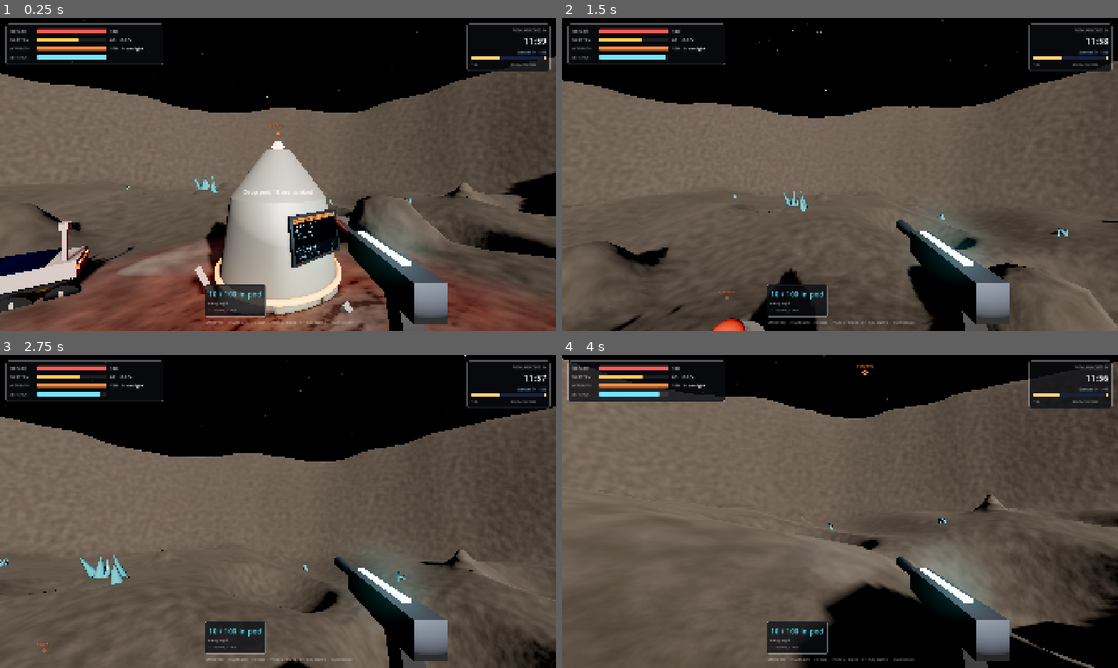
Above: before the commit, frames 1-4 (two rows, left to right).
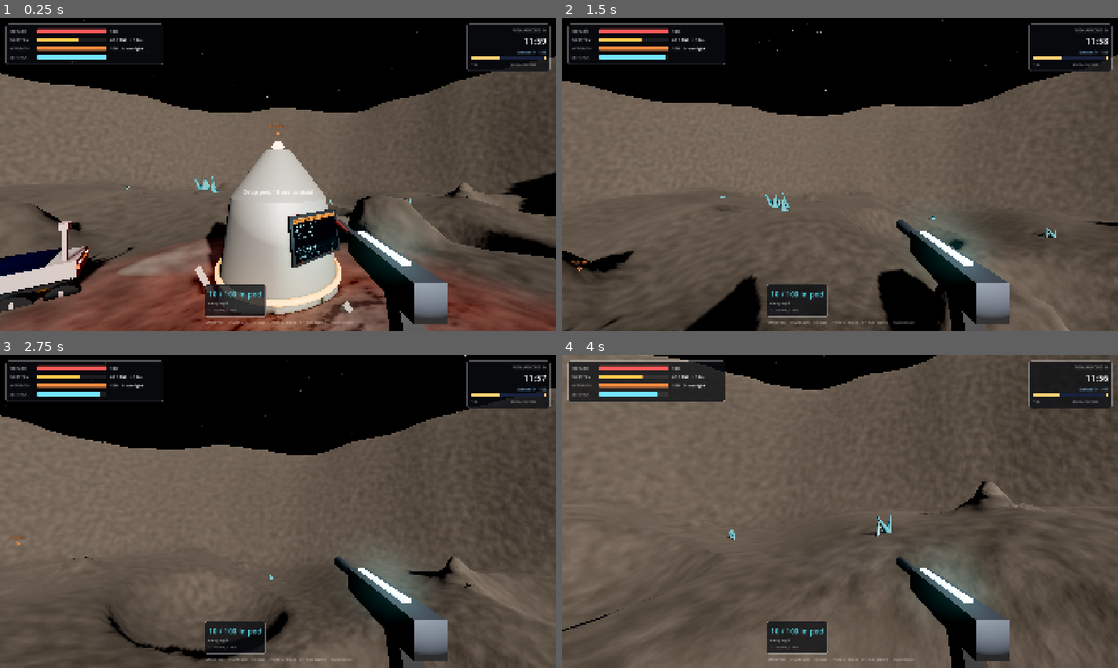
Above: after the commit, the same moments.

Repository: devonbacon/rockhopper
Game: Godot game, scene res://game/game.tscn
Same seed, same stepped clock (60 frames per second), same inputs: the game is played once before the commit and once after it.
Inputs (mouse positions are in pixels of both pictures, inside the frame that each line leads up to):
- Up to frame 1 (0.25 s): no input
- Up to frame 2 (1.5 s): tap Enter at 0.5 s; move the mouse to (867, 174) at 0.52 s; hold C 0.53-1.28 s; hold W from 0.53 s (still down); click (867, 174) at 0.67 s; tap Space at 0.77, 1.07 s; tap Ctrl at 0.8, 1.35 s; move the mouse to (812, 174) at 1.27 s
- Up to frame 3 (2.75 s): keep holding W; tap Space at 1.52, 1.82 s; tap C at 1.55 s; move the mouse to (289, 505) at 2.02 s; hold C from 2.03 s (still down); tap Ctrl at 2.3 s
- Up to frame 4 (4 s): keep holding W; move the mouse to (834, 517) at 2.77 s; release C at 2.78 s; tap Ctrl at 2.85 s; click (834, 517) at 2.92 s; tap Space at 3.02, 3.32, 3.77 s; tap C at 3.05 s; move the mouse to (878, 514) at 3.52 s; hold Ctrl from 3.53 s (still down); tap R at 3.6 s

The runs differ from the first frame. In frame 1, less than 0.1% of the frame differs, in the area x 21-26%, y 6-8%; in frame 2, 7.9%; in frame 3, 9.2%; in frame 4, 22%, in the area x 0-100%, y 0-100%.

Commit message:
Add battery banks, and slide Satisfactory style
A battery bank (2 ore, on the Q menu) adds 80 to the shared battery's
100, with a gauge showing the charge; the HUD and pod screen count the
total.

C or Ctrl while running slides: a burst of speed, little friction,
faster downhill, the camera dropping. Jumping out of a slide keeps the
momentum with a little extra; landing with it held slides on. In the
air, steering no longer bleeds speed, and the view widens a little the
faster you go.

Co-Authored-By: Claude Opus 5.5 <noreply@anthropic.com>

Diff:
--- a/game/game.gd
+++ b/game/game.gd
@@ -27,6 +27,7 @@
 const POD_SOLAR := 0.8
 const PANEL_SOLAR := 1.6
 const LAMP_DRAW := 0.4
+const BATTERY_BANK := 80.0
 ## Suit warmth, out of 100: how fast it's lost in the dark and regained in
 ## light.
 const COLD_RATE := 100.0 / 45.0
@@ -142,7 +143,11 @@
 				fixture.set_on(want)
 			if fixture.on:
 				power_out += LAMP_DRAW
-	battery = clampf(battery + (power_in - power_out) * delta, 0.0, BATTERY)
+	var full := capacity()
+	battery = clampf(battery + (power_in - power_out) * delta, 0.0, full)
+	for fixture in built:
+		if fixture.kind == &"battery":
+			fixture.charge = battery / full
 	if state != State.PLAYING:
 		return
 	for fixture in built:
@@ -180,6 +185,14 @@
 		get_tree().reload_current_scene()
 
 
+func capacity() -> float:
+	var total := BATTERY
+	for fixture in built:
+		if fixture.kind == &"battery":
+			total += BATTERY_BANK
+	return total
+
+
 ## What light reaches a point: "sun", "lamp", or "" for none.
 func lit_at(pos: Vector3) -> String:
 	var space := get_world_3d().direct_space_state
@@ -296,7 +309,7 @@
 				out += 1
 		var left := maxf(0.0, MISSION - time)
 		return "ORE BANKED    %d / %d\nROVERS        %d  (%d OUT)\nBATTERY       %d%%\nLAUNCH IN     %d:%02d" % [
-			stock, QUOTA, rovers.size(), out, roundi(battery / BATTERY * 100.0), int(left) / 60, int(left) % 60]
+			stock, QUOTA, rovers.size(), out, roundi(battery / capacity() * 100.0), int(left) / 60, int(left) % 60]
 	screen.button = func(action: StringName) -> Array:
 		if action == &"rover":
 			return ["PRINT ROVER   %d ORE" % Fixture.COST[&"rover"], stock >= Fixture.COST[&"rover"], false]
--- a/player/player.gd
+++ b/player/player.gd
@@ -17,7 +17,14 @@
 const WALK := 5.0
 const RUN := 8.5
 const ACCEL := 30.0
-const AIR_ACCEL := 3.0
+const AIR_ACCEL := 4.0
+const SLIDE_BOOST := 3.0
+const SLIDE_MAX := 16.0
+const SLIDE_FRICTION := 2.0
+const SLIDE_SLOPE := 1.6
+const SLIDE_STEER := 4.0
+const SLIDE_JUMP_BOOST := 1.1
+const SLIDE_COOLDOWN := 0.8
 const JUMP := 4.5
 const JET := 11.0
 const JET_DRAIN := 35.0
@@ -50,7 +57,7 @@
 const GUN_RANGE := 60.0
 const SENSITIVITY := 0.0025
 ## What the radial menu offers, clockwise from the top.
-const BUILD: Array[StringName] = [&"lamp", &"panel", &"drill"]
+const BUILD: Array[StringName] = [&"lamp", &"panel", &"battery", &"drill"]
 ## How far the mouse has to move from the middle to pick, and how far the
 ## pointer can go.
 const RADIAL_DEAD := 40.0
@@ -87,6 +94,9 @@
 var _cooldown := 0.0
 var _recoil := 0.0
 var aiming := false
+var sliding := false
+var _slide_cooldown := 0.0
+var _crouch := 0.0
 var debug_aim := false
 var spread := HIP_SPREAD
 var _ads := 0.0
@@ -135,7 +145,9 @@
 	rig.top_radius = 0.6
 	rig.bottom_radius = 2.4
 	rig.height = 3.8
-	_ghost_meshes = {&"lamp": post, &"panel": panel, &"drill": rig}
+	var cell := BoxMesh.new()
+	cell.size = Vector3(1.0, 0.7, 0.7)
+	_ghost_meshes = {&"lamp": post, &"panel": panel, &"battery": cell, &"drill": rig}
 	_build_gun()
 	_ghost = MeshInstance3D.new()
 	_ghost.top_level = true
@@ -198,25 +210,53 @@
 	var captured := Input.mouse_mode == Input.MOUSE_MODE_CAPTURED
 	aiming = playing and (debug_aim or captured and tool == &"" and !radial_open and Input.is_mouse_button_pressed(MOUSE_BUTTON_RIGHT))
 	_ads = move_toward(_ads, 1.0 if aiming else 0.0, delta * 7.0)
-	camera.fov = lerpf(FOV, ADS_FOV, _ads)
+	var rush := clampf((horizontal.length() - RUN) * 1.2, 0.0, 12.0)
+	camera.fov = lerpf(FOV + rush, ADS_FOV, _ads)
 	var speed := ADS_SPEED if aiming else (RUN if Input.is_physical_key_pressed(KEY_SHIFT) else WALK)
-	var wish := (global_basis.x * input.x - global_basis.z * input.y) * speed
+	var wish_dir := global_basis.x * input.x - global_basis.z * input.y
+	var wish := wish_dir * speed
 	var jump_held := playing and Input.is_physical_key_pressed(KEY_SPACE)
+	var crouch := playing and !aiming and (Input.is_physical_key_pressed(KEY_C) or Input.is_physical_key_pressed(KEY_CTRL))
+	_slide_cooldown = maxf(0.0, _slide_cooldown - delta)
 	jetting = false
 	if is_on_floor():
-		horizontal = horizontal.move_toward(wish, ACCEL * delta)
+		var ground_speed := horizontal.length()
+		if !sliding and crouch and ground_speed > WALK * 0.9:
+			sliding = true
+			if _slide_cooldown <= 0.0:
+				horizontal = horizontal.normalized() * minf(ground_speed + SLIDE_BOOST, SLIDE_MAX)
+				_slide_cooldown = SLIDE_COOLDOWN
+		if sliding and (!crouch or ground_speed < WALK * 0.6):
+			sliding = false
+		if sliding:
+			var gravity := -up * GRAVITY
+			var normal := get_floor_normal()
+			var downhill := gravity - normal * gravity.dot(normal)
+			horizontal += Vector3(downhill.x, 0.0, downhill.z) * SLIDE_SLOPE * delta
+			horizontal = horizontal.move_toward(Vector3.ZERO, SLIDE_FRICTION * delta)
+			horizontal = (horizontal + wish_dir * SLIDE_STEER * delta).limit_length(SLIDE_MAX)
+		else:
+			horizontal = horizontal.move_toward(wish, ACCEL * delta)
 		fuel = minf(100.0, fuel + JET_REFILL * delta)
 		if jump_held:
 			vertical = up * JUMP
+			if sliding:
+				horizontal = (horizontal * SLIDE_JUMP_BOOST).limit_length(SLIDE_MAX)
 	else:
+		sliding = false
+		jetting = jump_held and fuel > 0.0
+		var control := AIR_ACCEL + (JET * 0.6 if jetting else 0.0)
+		var target := speed * (1.2 if jetting else 1.0)
 		if input != Vector2.ZERO:
-			horizontal = horizontal.move_toward(wish, AIR_ACCEL * delta)
-		jetting = jump_held and fuel > 0.0
+			var along := horizontal.dot(wish_dir.normalized())
+			if along < target:
+				horizontal += wish_dir.normalized() * minf(target - along, control * delta)
 		if jetting:
 			if vertical.dot(up) < JET_RISE:
 				vertical += up * JET * delta
-			horizontal = horizontal.move_toward(wish * 1.2, JET * 0.6 * delta)
 			fuel = maxf(0.0, fuel - JET_DRAIN * delta)
+	_crouch = move_toward(_crouch, 1.0 if sliding else 0.0, delta * 8.0)
+	_head.position.y = lerpf(HEIGHT - 0.15, 0.95, _crouch)
 	vertical -= up * GRAVITY * delta
 	velocity = horizontal + vertical
 	var flat := Vector2(global_position.x, global_position.z)
@@ -296,7 +336,7 @@
 		&"ore":
 			prompt = "[Hold E] Mine ore (%d)" % target.amount
 			_hold(down, delta, MINE_TIME, func() -> void: game.mine(target))
-		&"lamp", &"panel":
+		&"lamp", &"panel", &"battery":
 			prompt = "[Hold E] Pick up %s" % target.kind
 			_hold(down, delta, PICK_UP_TIME, func() -> void: game.pick_up(target))
 
@@ -355,7 +395,7 @@
 	_ghost.mesh = _ghost_meshes[tool]
 	var ok := game.can_build(tool, hit.position)
 	_ghost_material.albedo_color = Color(0.3, 1.0, 0.5, 0.35) if ok else Color(1.0, 0.3, 0.25, 0.35)
-	var lift: float = {&"lamp": 0.8, &"panel": 0.3, &"drill": 1.9}[tool]
+	var lift: float = {&"lamp": 0.8, &"panel": 0.3, &"battery": 0.35, &"drill": 1.9}[tool]
 	_ghost.global_transform = Transform3D(Fixture.upright(hit.normal), hit.position + hit.normal * lift)
 
 
--- a/ui/hud.gd
+++ b/ui/hud.gd
@@ -23,7 +23,7 @@
 const ALERT := Color(1.0, 0.4, 0.3)
 const HEALTH_COLOR := Color(1.0, 0.35, 0.35)
 const FORECAST_STEPS := 120
-const NAMES := {&"lamp": "Lamp", &"panel": "Panel", &"drill": "Drill rig"}
+const NAMES := {&"lamp": "Lamp", &"panel": "Panel", &"battery": "Battery", &"drill": "Drill rig"}
 
 var game: Game
 
@@ -186,7 +186,7 @@
 func _update_meters() -> void:
 	_set_meter(&"health", game.health / Game.HEALTH, "%d" % game.health, ALERT if game.hurt > 0.0 else Color.WHITE)
 	var net := game.power_in - game.power_out
-	_set_meter(&"battery", game.battery / Game.BATTERY, "%d   %+.1f/s" % [game.battery, net], ALERT if net < 0.0 else Color.WHITE)
+	_set_meter(&"battery", game.battery / game.capacity(), "%d / %d   %+.1f/s" % [game.battery, game.capacity(), net], ALERT if net < 0.0 else Color.WHITE)
 	var warmth := game.warmth / 100.0
 	_meters[&"warmth"].fill.bg_color = COLD_COLOR.lerp(WARM_COLOR, warmth)
 	var source := "in sunlight" if game.lit_by == "sun" else ("by a lamp" if game.lit_by == "lamp" else ("by the pod" if game.lit_by == "pod" else "IN THE DARK"))
@@ -303,7 +303,13 @@
 	var white := Color(0.88, 0.88, 0.86) * tint
 	var gold := Color(0.85, 0.62, 0.22) * tint
 	var dark := Color(0.15, 0.15, 0.17) * tint
-	if kind == &"drill":
+	if kind == &"battery":
+		canvas.draw_rect(Rect2(centre + Vector2(-22, -12), Vector2(44, 28)), white)
+		canvas.draw_rect(Rect2(centre + Vector2(-22, -7), Vector2(44, 5)), gold)
+		canvas.draw_rect(Rect2(centre + Vector2(-14, -18), Vector2(6, 6)), dark)
+		canvas.draw_rect(Rect2(centre + Vector2(8, -18), Vector2(6, 6)), dark)
+		canvas.draw_rect(Rect2(centre + Vector2(-14, 2), Vector2(28, 10)), Color(0.4, 1.0, 0.35) * tint)
+	elif kind == &"drill":
 		canvas.draw_line(centre + Vector2(-20, 20), centre + Vector2(0, -16), white, 3.0)
 		canvas.draw_line(centre + Vector2(20, 20), centre + Vector2(0, -16), white, 3.0)
 		canvas.draw_line(centre + Vector2(0, -12), centre + Vector2(0, 22), Color(0.5, 0.5, 0.52) * tint, 3.0)
--- a/world/fixture.gd
+++ b/world/fixture.gd
@@ -9,7 +9,7 @@
 ## hopper that rovers come and empty, or you can by hand.
 
 const LAYER := 2
-const COST := {&"lamp": 1, &"panel": 2, &"drill": 3, &"rover": 4}
+const COST := {&"lamp": 1, &"panel": 2, &"battery": 2, &"drill": 3, &"rover": 4}
 const HEALTH := 30.0
 const DRILL_EVERY := 6.0
 const HOPPER := 12
@@ -32,6 +32,7 @@
 var stored := 0
 var drilled := 0.0
 var stalled := ""
+var charge := 0.0
 
 var light: OmniLight3D
 ## The pod's screen.
@@ -69,6 +70,7 @@
 		&"ore": _build_ore()
 		&"deposit": _build_deposit()
 		&"drill": _build_drill()
+		&"battery": _build_battery()
 
 
 func set_on(value: bool) -> void:
@@ -97,6 +99,9 @@
 
 
 func _process(delta: float) -> void:
+	if kind == &"battery":
+		_fill.scale.y = maxf(0.02, charge)
+		_fill.position.y = 0.12 + 0.24 * _fill.scale.y
 	if _shaft:
 		if stalled == "":
 			_shaft.rotate_object_local(Vector3.UP, delta * 9.0)
@@ -316,6 +321,33 @@
 	_add_collider(shape, Vector3(0, 2.0, 0))
 
 
+func _build_battery() -> void:
+	var white := _material(Color(0.88, 0.88, 0.86), 0.3, 0.45)
+	var gold := _material(Color(0.85, 0.62, 0.22), 0.9, 0.3)
+	var dark := _material(Color(0.12, 0.12, 0.14), 0.4, 0.6)
+	var body := BoxMesh.new()
+	body.size = Vector3(1.0, 0.6, 0.7)
+	_add_mesh(body, white, Vector3(0, 0.3, 0))
+	var band := BoxMesh.new()
+	band.size = Vector3(1.02, 0.14, 0.72)
+	_add_mesh(band, gold, Vector3(0, 0.42, 0))
+	for x in [-0.28, 0.28]:
+		_add_mesh(_cylinder(0.06, 0.08, 0.12), dark, Vector3(x, 0.66, 0))
+	var gauge := BoxMesh.new()
+	gauge.size = Vector3(0.6, 0.5, 0.02)
+	_add_mesh(gauge, dark, Vector3(0, 0.36, 0.36))
+	var fill_material := _material(Color(0.5, 1.0, 0.45), 0.0, 0.3)
+	fill_material.emission_enabled = true
+	fill_material.emission = Color(0.4, 1.0, 0.35)
+	fill_material.emission_energy_multiplier = 2.0
+	var fill := BoxMesh.new()
+	fill.size = Vector3(0.5, 0.48, 0.02)
+	_fill = _add_mesh(fill, fill_material, Vector3(0, 0.36, 0.37))
+	var shape := BoxShape3D.new()
+	shape.size = Vector3(1.0, 0.7, 0.7)
+	_add_collider(shape, Vector3(0, 0.35, 0))
+
+
 func _material(color: Color, metallic: float, roughness: float) -> StandardMaterial3D:
 	var material := StandardMaterial3D.new()
 	material.albedo_color = color
Not shown, changed: README.md
